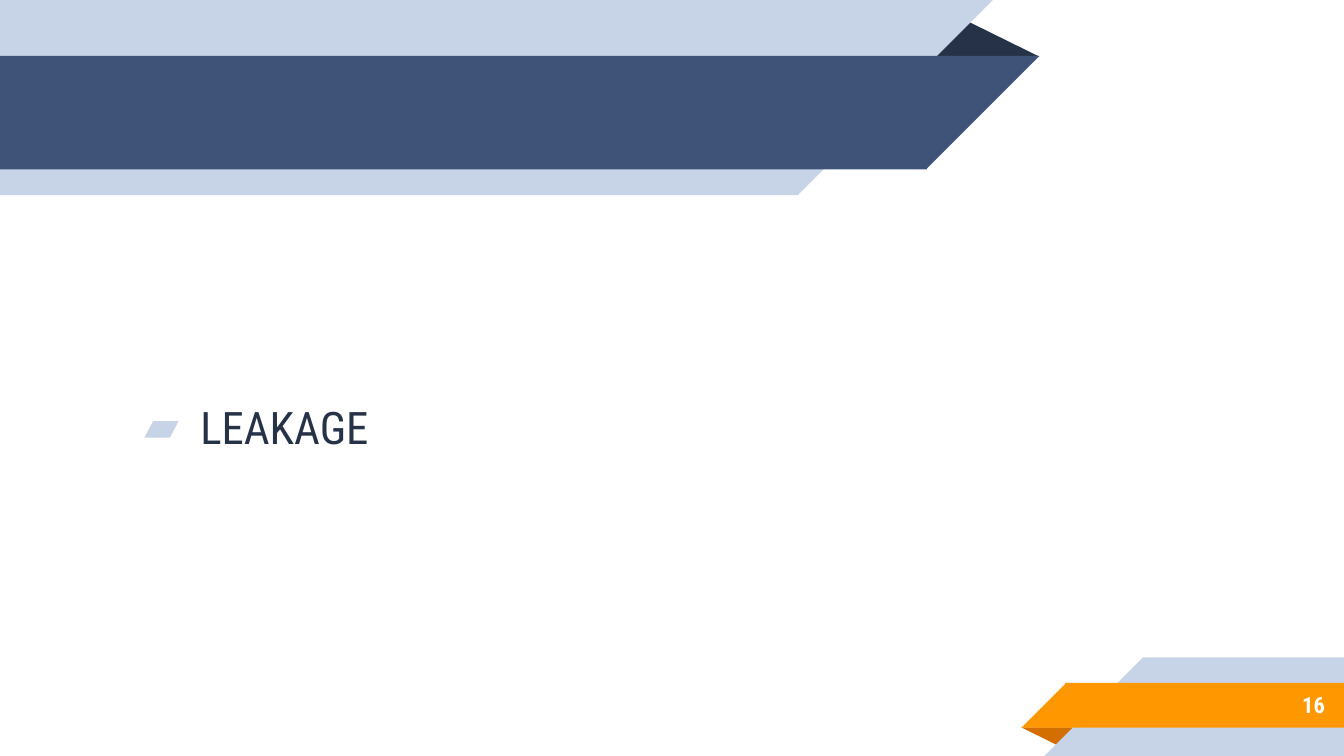
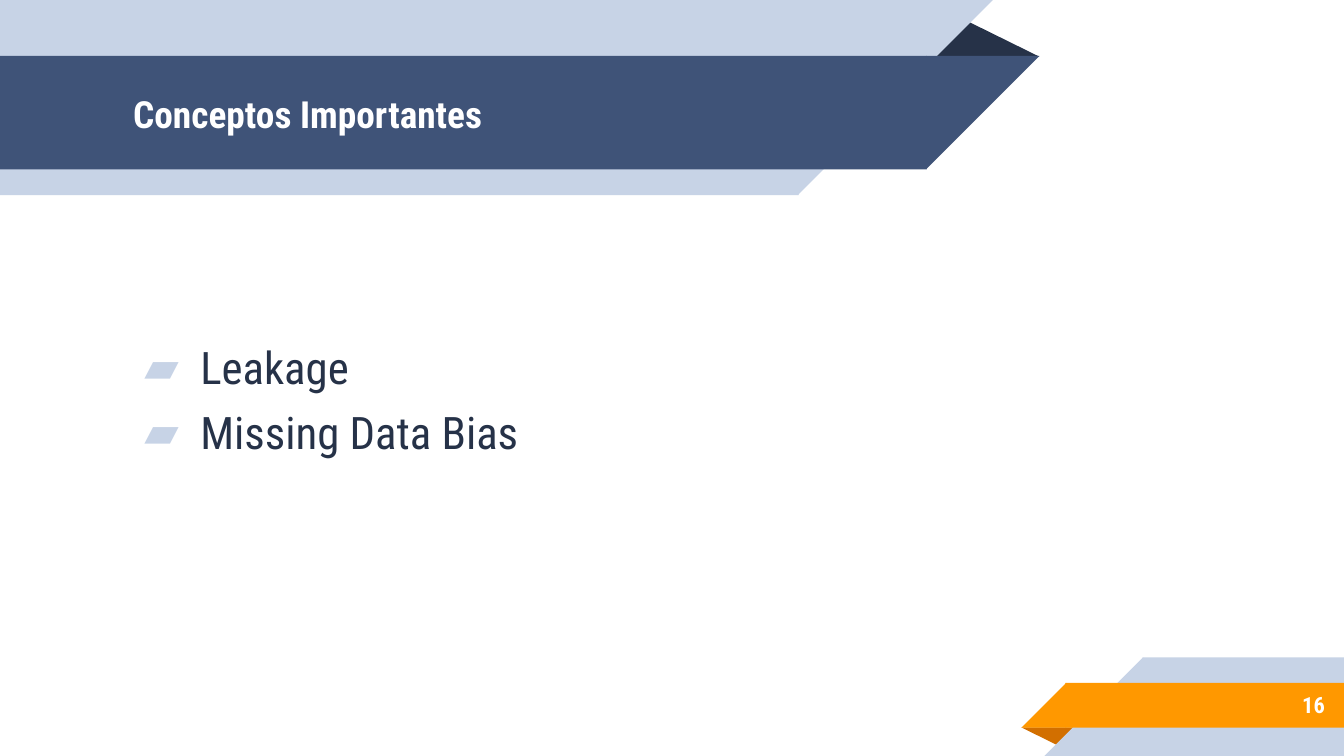
Before and after one commit to leonpalafox/fundamentos_ds, a slide deck: slide 16 of Slides/Clase_6_2020.pptx. Drawn at 1344x756 pixels with LibreOffice and Linux fonts; fonts in the diff are those of the drawing; background and template pictures are left out. Boxes give left, top, right and bottom in pixels: in the first picture for what was removed or moved away, otherwise in the second. Text is boxed around its words. In the diff, an @@ line names an element or a change of style, - is before the commit and + after.

```diff
--- a/Slides/Clase_6_2020.pptx
+++ b/Slides/Clase_6_2020.pptx
@@ title added at box(133, 101, 482, 136), 20 pt, text #FFFFFF, bold @@
+Conceptos Importantes
@@ text at box(200, 350, 519, 459): text changed @@
-▰ LEAKAGE
+▰ Leakage
+▰ Missing Data Bias
```
Also in this commit, not shown: 5 slides added, 4 other files.
